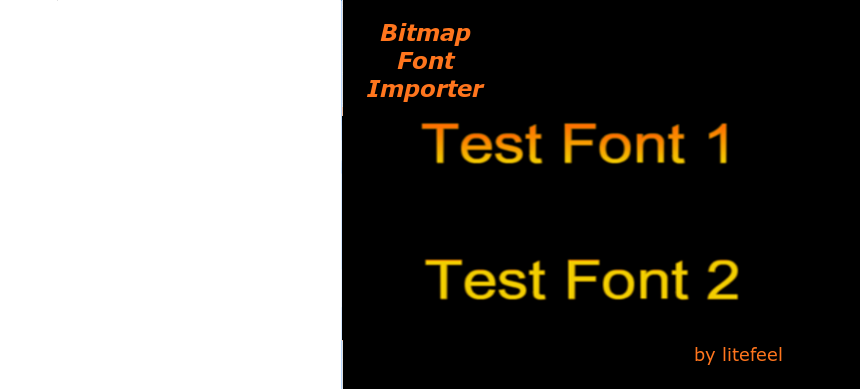
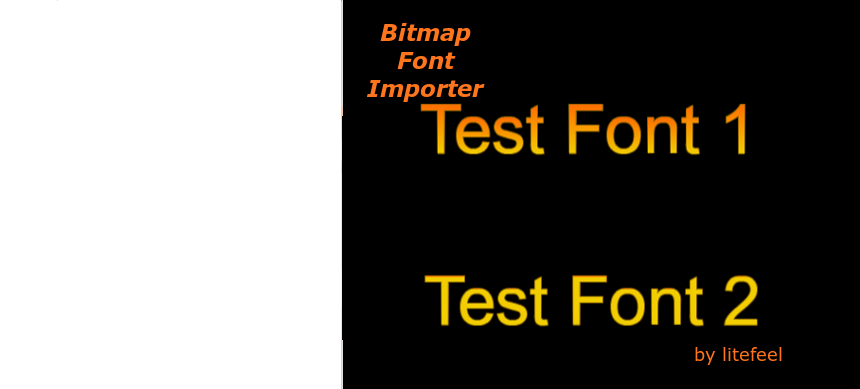
Layer changes from the first 860 × 389 image to the second:
renamed "test.png" to "test", painted on it over [left=420, top=103, right=758, bottom=327]
